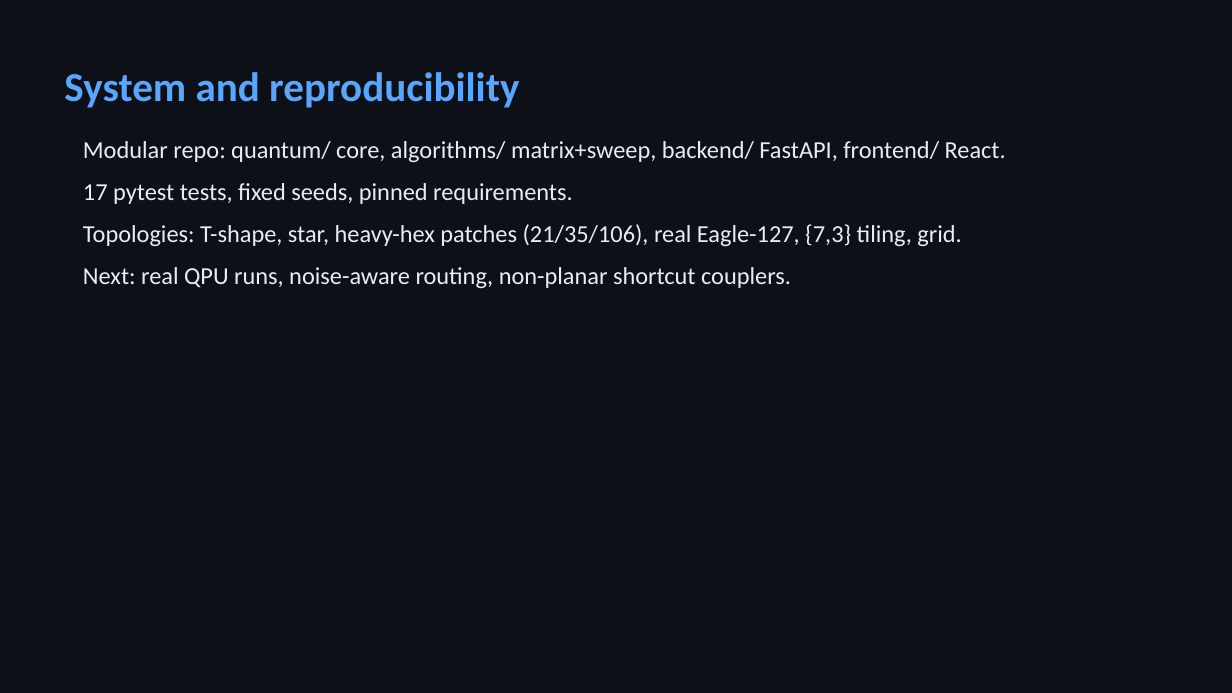
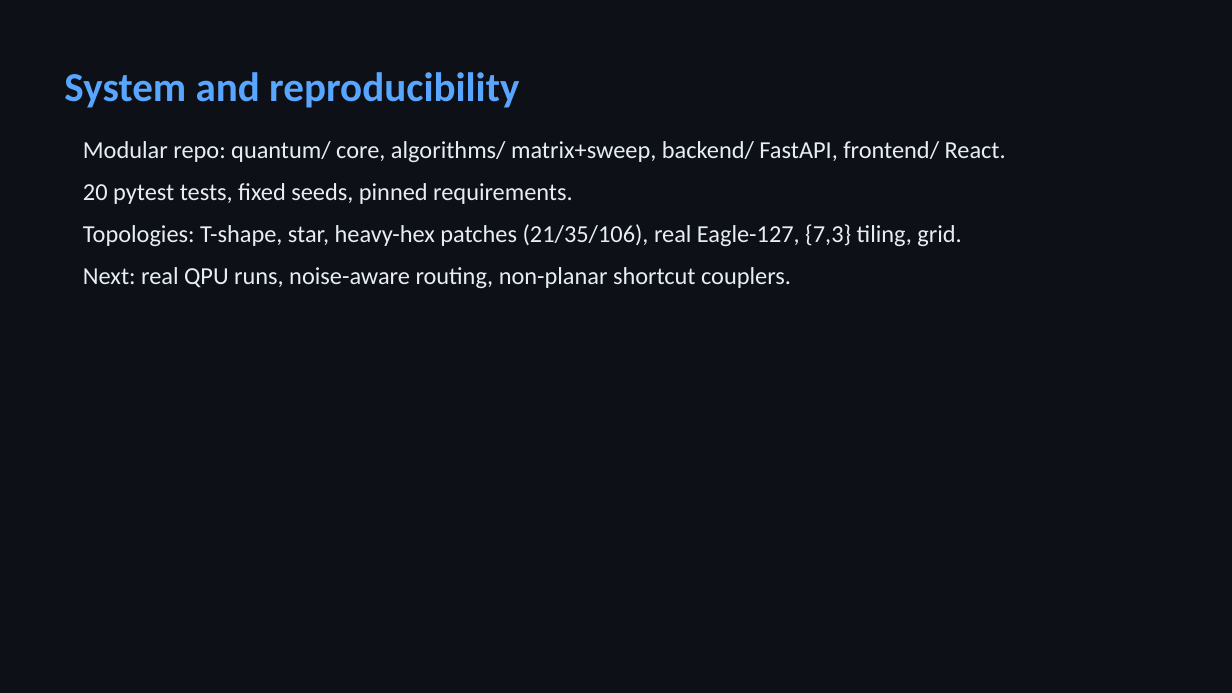
Before and after one commit to dhanunjayss0306/quantum-geometry-routing, a slide deck: slide 8 of results/reports/quantum-geometry-routing-deck.pptx. Drawn at 1232x693 pixels with LibreOffice and Linux fonts; fonts in the diff are those of the drawing. Boxes give left, top, right and bottom in pixels: in the first picture for what was removed or moved away, otherwise in the second. Text is boxed around its words. In the diff, an @@ line names an element or a change of style, - is before the commit and + after.

Commit message:
data: rebuild deck with updated test count

```diff
--- a/results/reports/quantum-geometry-routing-deck.pptx
+++ b/results/reports/quantum-geometry-routing-deck.pptx
@@ text at [83, 183, 573, 204]: text changed @@
-17 pytest tests, fixed seeds, pinned requirements.
+20 pytest tests, fixed seeds, pinned requirements.
```
